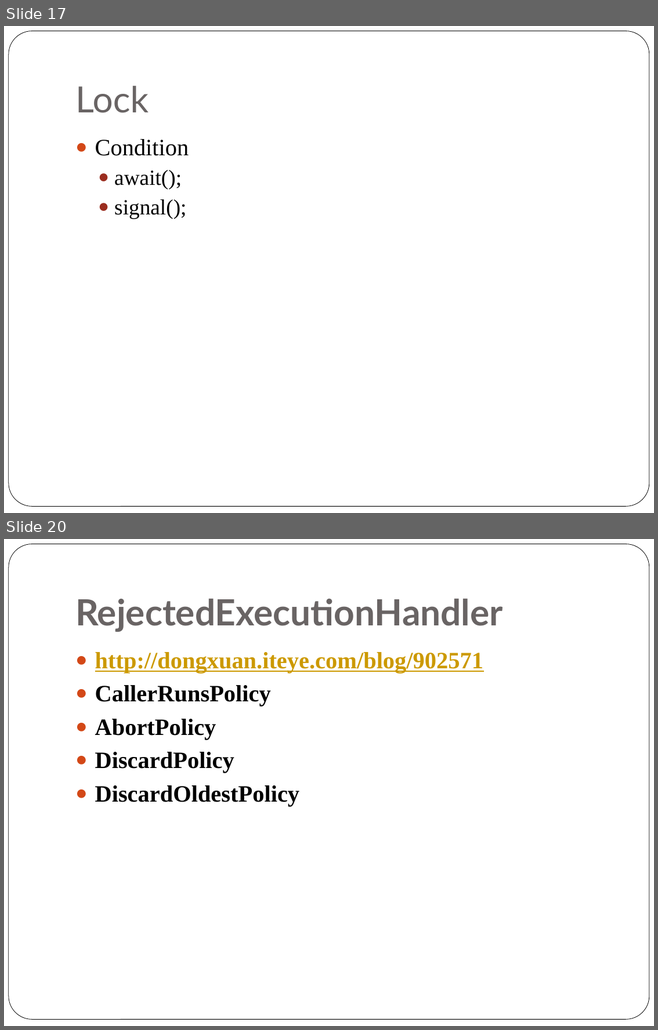
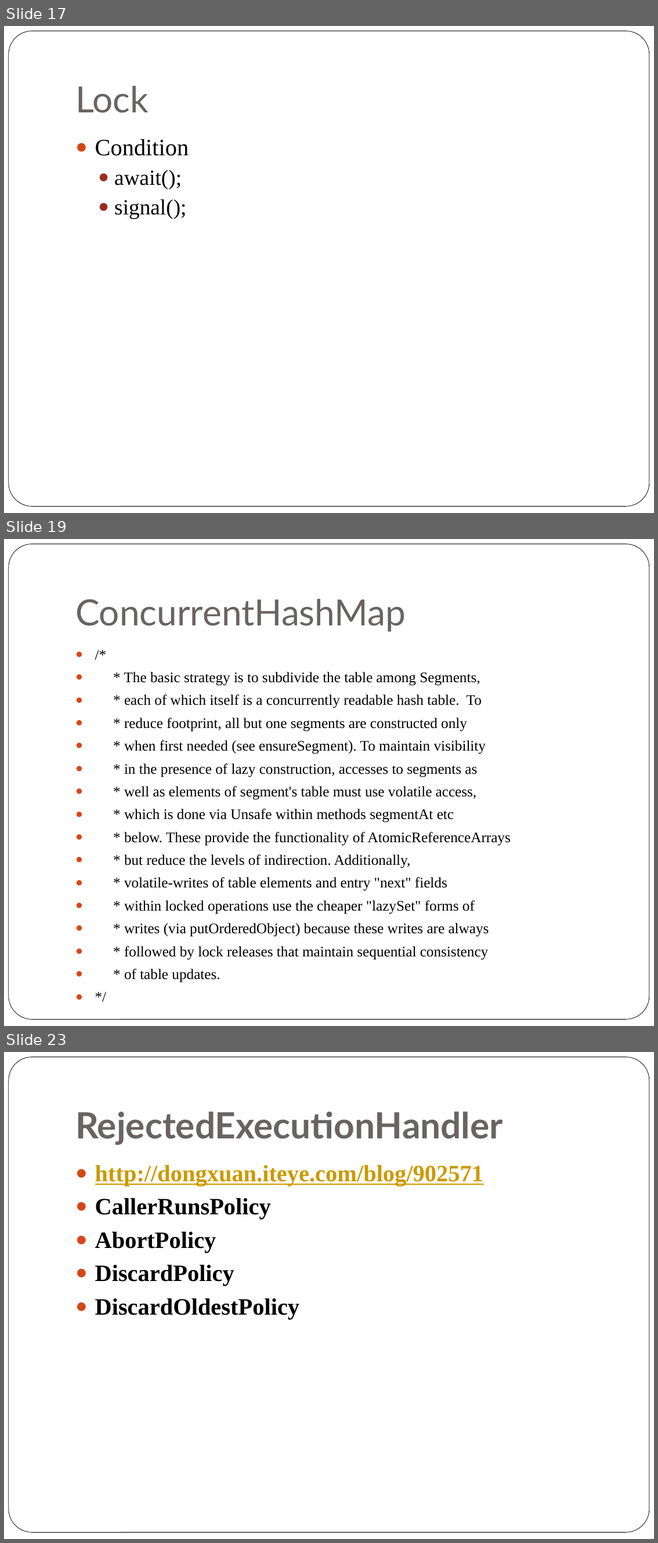
Before and after one commit to NickyQian/Practice, a slide deck: Document/Java Concurrency.pptx. Shown one above the other, each under a label of ours: slides 17 and 20 before the commit, slides 17, 19 and 23 after it; the slides between them are not shown. The pictures are 658x1030 and 658x1543 pixels, drawn with LibreOffice and Linux fonts; fonts in the diff are those of the drawing. Boxes give left, top, right and bottom in pixels: in the first picture for what was removed or moved away, otherwise in the second. Text is boxed around its words. In the diff, an @@ line names an element or a change of style, - is before the commit and + after.

```diff
--- a/Document/Java Concurrency.pptx
+++ b/Document/Java Concurrency.pptx
@@ slide 19 added at bbox=[4, 539, 654, 1026], background #FFFFFF; not listed: 1 template element that a slide beside it also shows @@
@@ title added at bbox=[75, 599, 405, 632], 40 pt, text #696464 @@
+ConcurrentHashMap
@@ text added at bbox=[124, 672, 510, 960], 16.2 pt, text #000000 @@
+● /*
+● * The basic strategy is to subdivide the table among Segments,
+● * each of which itself is a concurrently readable hash table. To
+● * reduce footprint, all but one segments are constructed only
+● * when first needed (see ensureSegment). To maintain visibility
+● * in the presence of lazy construction, accesses to segments as
+● * well as elements of segment's table must use volatile access,
+● * which is done via Unsafe within methods segmentAt etc
+● * below. These provide the functionality of AtomicReferenceArrays
+● * but reduce the levels of indirection. Additionally,
+● * volatile-writes of table elements and entry "next" fields
+● * within locked operations use the cheaper "lazySet" forms of
+● * writes (via putOrderedObject) because these writes are always
+● * followed by lock releases that maintain sequential consistency
+● * of table updates.
+● */
@@ what was slide 20 is now slide 23 @@
```
Also in this commit, not shown: 2 slides changed, 2 other slides added, 1 slide removed.
